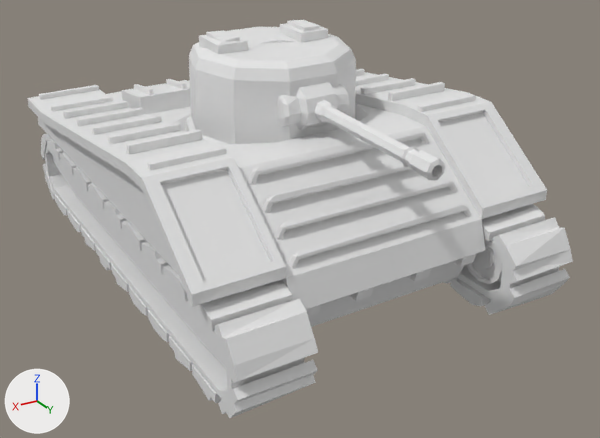
An edit to the glTF model assets/tank_recruit.glb, drawn before and after from the same camera.
Rendered twice from a camera (50 mm lens) standing at (2.78, 5.04, 2.81) and looking at (-0.08, 0.28, 0.43). The axes (+X, +Y, +Z) are drawn at lower left. The lights are the same throughout. The first picture is the older version. Where no turn or scale is listed for an object, it has been applied to the vertices.

The first picture shows 'TankBody', 'TankTurret'.
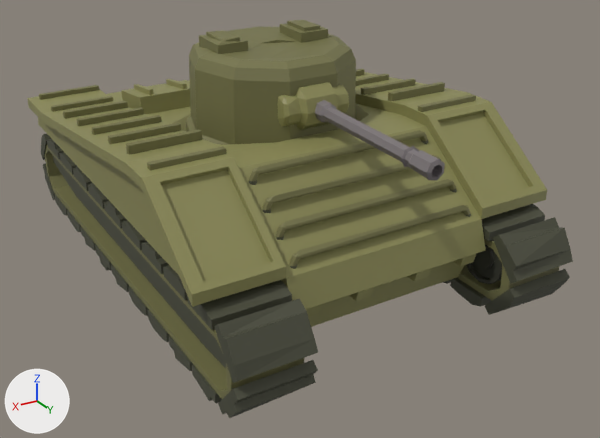
Location of each change, [x1, y1, x2, y2] in pixels of the pictures (600 x 438 px):
```json
{"object": "TankBody", "change": "surface changed", "before": [27, 69, 573, 418], "after": [27, 69, 573, 418], "on screen": "white to yellow"}
{"object": "TankTurret", "change": "surface changed", "before": [186, 20, 445, 180], "after": [186, 20, 445, 180], "on screen": "white to yellow"}
```

The change, as JSON lines over the scene's bpy script:
```json
{"block": "mat_tankdark", "where": "n2 = _N.new('ShaderNodeMix'); n2.name = 'Mix'"}
{"op": "set", "path": "n2.inputs[7].default_value", "old": "(0.8, 0.8, 0.8, 1.0)", "new": "(0.176, 0.171, 0.0642, 1.0)", "note": "'B', white #e7e7e7 -> 'B', dark yellow #747348"}
{"block": "mat_gunmetal", "where": "n2 = _N.new('ShaderNodeMix'); n2.name = 'Mix'"}
{"op": "set", "path": "n2.inputs[7].default_value", "old": "(0.8, 0.8, 0.8, 1.0)", "new": "(0.0671, 0.0697, 0.0424, 1.0)", "note": "'B', white #e7e7e7 -> 'B', dark yellow #494b3a"}
{"block": "mat_tankwheel", "where": "n2 = _N.new('ShaderNodeMix'); n2.name = 'Mix'"}
{"op": "set", "path": "n2.inputs[7].default_value", "old": "(0.8, 0.8, 0.8, 1.0)", "new": "(0.0306, 0.0317, 0.02, 1.0)", "note": "'B', white #e7e7e7 -> 'B', dark grey #313227"}
{"block": "mat_tankpaint", "where": "n2 = _N.new('ShaderNodeMix'); n2.name = 'Mix'"}
{"op": "set", "path": "n2.inputs[7].default_value", "old": "(0.8, 0.8, 0.8, 1.0)", "new": "(0.262, 0.255, 0.0936, 1.0)", "note": "'B', white #e7e7e7 -> 'B', yellow #8c8a56"}
{"block": "mat_tanklight", "where": "n2 = _N.new('ShaderNodeMix'); n2.name = 'Mix'"}
{"op": "set", "path": "n2.inputs[7].default_value", "old": "(0.8, 0.8, 0.8, 1.0)", "new": "(0.192, 0.17, 0.175, 1.0)", "note": "'B', white #e7e7e7 -> 'B', grey #797374"}
```
